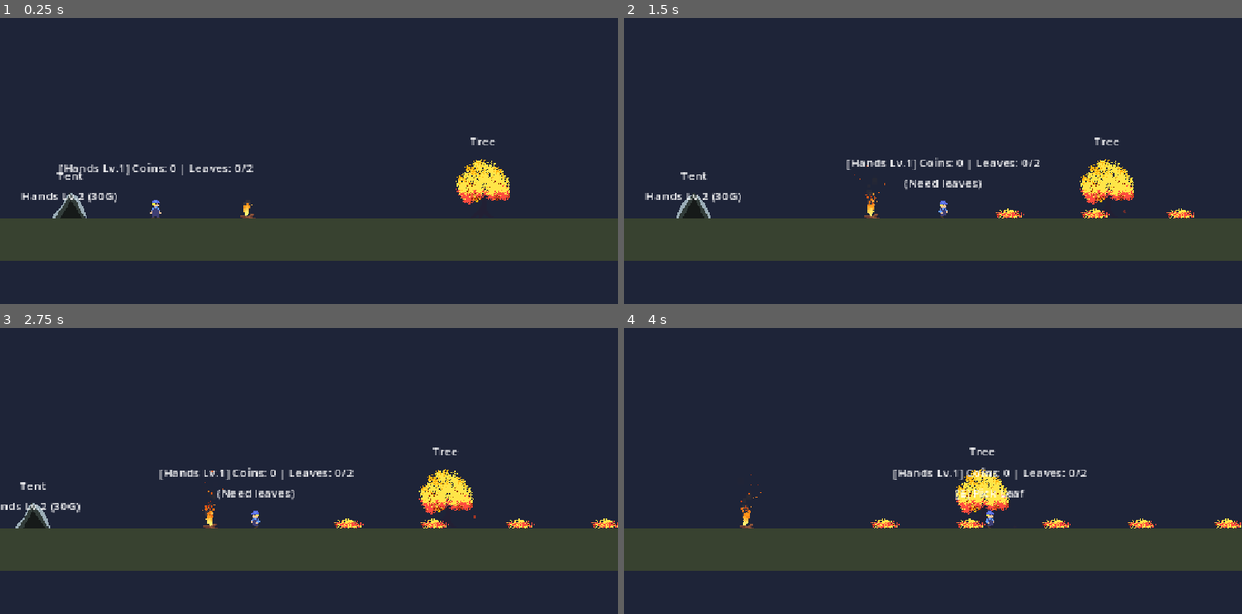
Above: before the commit, frames 1-4 (two rows, left to right).
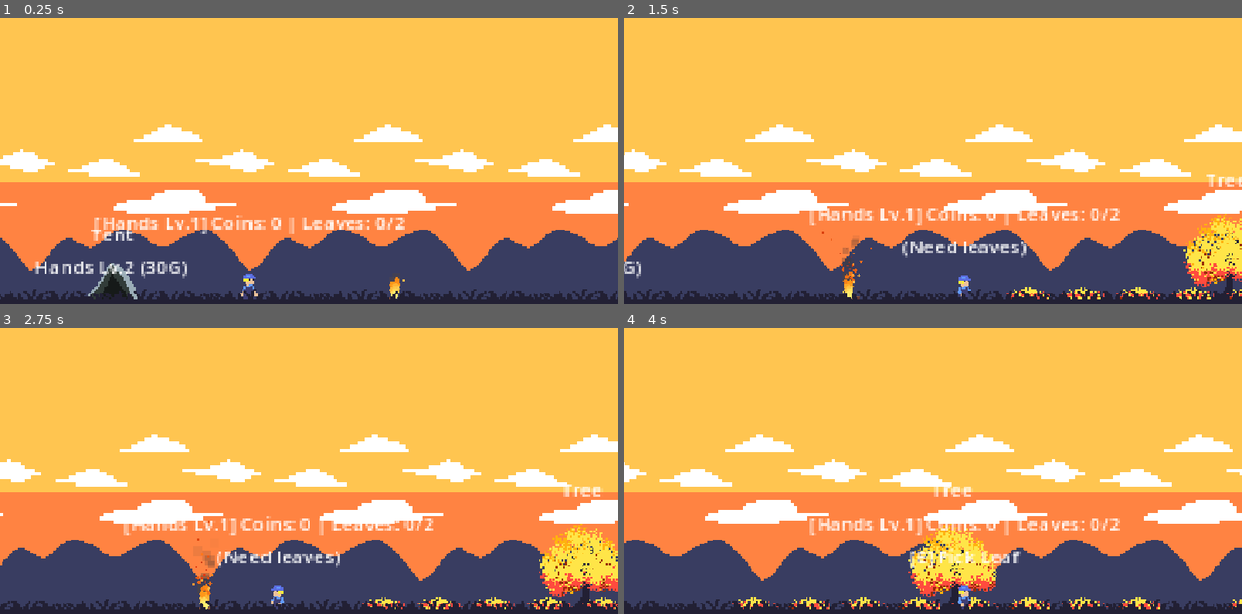
Above: after the commit, the same moments.

Repository: Nattsummer/autumn_compfire
Game: Godot game, scene res://scenes/main.tscn
The game is run twice, just before and just after one commit, with the same random seed, the same clock (stepped at 60 frames per second) and the same inputs.
Inputs:
- Up to frame 1 (0.25 s): no input
- Up to frame 2 (1.5 s): tap Enter (ui_accept) at 0.5, 0.77 s; hold E (interact) 0.53-1.28 s; hold D (move_right) from 0.53 s (still down); tap Q (switch_tool) at 1.35 s
- Up to frame 3 (2.75 s): tap Enter (ui_accept) at 1.52 s; release D (move_right) at 2.03 s; hold A (move_left) from 2.03 s (still down); tap Tab at 2.1 s
- Up to frame 4 (4 s): release A (move_left) at 2.78 s; hold D (move_right) from 2.78 s (still down); tap E (interact) at 2.85 s; tap Enter (ui_accept) at 3.02, 3.77 s; hold Q (switch_tool) from 3.53 s (still down)

The runs differ from the first frame. In frame 1, 97% of the frame differs, in the area x 0-100%, y 0-99%; in frame 2, 97%; in frame 3, 97%; in frame 4, 97%.

Commit message:
feat(environment): add foreground grass and 3-layer parallax background (sky, clouds, mountains)

Diff:
--- a/project.godot
+++ b/project.godot
@@ -49,6 +49,7 @@
 
 [physics]
 
+common/physics_jitter_fix=0.0
 3d/physics_engine="Jolt Physics"
 
 [rendering]
--- /dev/null
+++ b/scenes/environment/bg_sky.tscn
@@ -0,0 +1,50 @@
+[gd_scene format=3 uid="uid://b8tgsigw8kmrv"]
+
+[ext_resource type="Script" uid="uid://8gw2pde8mnth" path="res://scripts/environment/bg_sky.gd" id="1_script"]
+[ext_resource type="Texture2D" uid="uid://cvbpfnpy5o3jx" path="res://assets/environment/background/sky_twilight.png" id="2_sky_tex"]
+[ext_resource type="Texture2D" uid="uid://b0irho11t8l7n" path="res://assets/environment/background/clouds.png" id="3_clouds_tex"]
+[ext_resource type="Texture2D" uid="uid://cwrxfpv3t01kp" path="res://assets/environment/background/bg_mountain_far.png" id="4_mountain_tex"]
+
+[node name="BackgroundSky" type="Node2D" unique_id=913420547]
+script = ExtResource("1_script")
+
+[node name="SkyLayer" type="Parallax2D" parent="." unique_id=904648573]
+z_index = -18
+scale = Vector2(2.035, 2.035)
+scroll_scale = Vector2(0, 1)
+scroll_offset = Vector2(0, -478.82)
+repeat_size = Vector2(128, 0)
+repeat_times = 40
+
+[node name="Sprite2D" type="Sprite2D" parent="SkyLayer" unique_id=706592112]
+position = Vector2(0, 412)
+scale = Vector2(2, 2)
+texture = ExtResource("2_sky_tex")
+centered = false
+
+[node name="CloudLayer" type="Parallax2D" parent="." unique_id=2141800247]
+z_index = -16
+scroll_scale = Vector2(0.08, 1)
+repeat_size = Vector2(128, 0)
+autoscroll = Vector2(6, 0)
+repeat_times = 40
+
+[node name="Sprite2D" type="Sprite2D" parent="CloudLayer" unique_id=176349391]
+position = Vector2(0, 412)
+scale = Vector2(2, 2)
+texture = ExtResource("3_clouds_tex")
+centered = false
+
+[node name="MountainLayer" type="Parallax2D" parent="." unique_id=1272724822]
+z_index = -14
+scale = Vector2(0.5, 0.5)
+scroll_scale = Vector2(0.25, 1)
+scroll_offset = Vector2(0, 204)
+repeat_size = Vector2(255, 0)
+repeat_times = 40
+
+[node name="Sprite2D" type="Sprite2D" parent="MountainLayer" unique_id=408808521]
+position = Vector2(0, 412)
+scale = Vector2(2, 2)
+texture = ExtResource("4_mountain_tex")
+centered = false
--- /dev/null
+++ b/scenes/environment/fg_bush_grass.tscn
@@ -0,0 +1,31 @@
+[gd_scene format=3]
+
+[ext_resource type="Script" path="res://scripts/environment/fg_bush_grass.gd" id="1_script"]
+[ext_resource type="Texture2D" path="res://assets/environment/foreground/fg_bush_grass_sheet.png" id="2_tex"]
+
+[sub_resource type="AtlasTexture" id="Atlas_grass"]
+atlas = ExtResource("2_tex")
+region = Rect2(0, 56, 64, 8)
+
+[sub_resource type="AtlasTexture" id="Atlas_overhead"]
+atlas = ExtResource("2_tex")
+region = Rect2(0, 0, 64, 8)
+
+[node name="ForegroundBushGrass" type="Parallax2D"]
+z_index = 10
+scroll_scale = Vector2(1.35, 1.0)
+repeat_size = Vector2(64, 0)
+repeat_times = 60
+script = ExtResource("1_script")
+
+[node name="GrassSprite" type="Sprite2D" parent="."]
+texture_filter = 0
+position = Vector2(0, 532)
+texture = SubResource("Atlas_grass")
+centered = false
+
+[node name="OverheadSprite" type="Sprite2D" parent="."]
+texture_filter = 0
+position = Vector2(0, 353)
+texture = SubResource("Atlas_overhead")
+centered = false
--- a/scenes/environment/tree.tscn
+++ b/scenes/environment/tree.tscn
@@ -215,7 +215,7 @@
 script = ExtResource("1_tree_script")
 
 [node name="AnimatedSprite2D" type="AnimatedSprite2D" parent="." unique_id=36139005]
-position = Vector2(0, -28)
+position = Vector2(0, -24)
 sprite_frames = SubResource("SpriteFrames_tree")
 animation = &"variant_0"
 autoplay = "variant_0"
--- a/scenes/main.tscn
+++ b/scenes/main.tscn
@@ -4,8 +4,10 @@
 [ext_resource type="PackedScene" uid="uid://com1wkqf1x18c" path="res://scenes/player/player.tscn" id="1_player_scene"]
 [ext_resource type="PackedScene" path="res://scenes/environment/tent.tscn" id="2_tent_scene"]
 [ext_resource type="PackedScene" uid="uid://fnx75iplm1gv" path="res://scenes/environment/campfire.tscn" id="3_campfire_scene"]
-[ext_resource type="PackedScene" path="res://scenes/environment/tree.tscn" id="4_tree_scene"]
+[ext_resource type="PackedScene" uid="uid://ougkbupldnhn" path="res://scenes/environment/tree.tscn" id="4_tree_scene"]
 [ext_resource type="PackedScene" path="res://scenes/environment/leaf_grid.tscn" id="5_leaf_grid_scene"]
+[ext_resource type="PackedScene" path="res://scenes/environment/fg_bush_grass.tscn" id="6_fg_bush_grass_scene"]
+[ext_resource type="PackedScene" uid="uid://b8tgsigw8kmrv" path="res://scenes/environment/bg_sky.tscn" id="7_bg_sky_scene"]
 
 [sub_resource type="RectangleShape2D" id="RectangleShape2D_platform"]
 size = Vector2(3500, 40)
@@ -25,7 +27,10 @@
 offset_top = -200.0
 offset_right = 3800.0
 offset_bottom = 700.0
-color = Color(0.12, 0.14, 0.22, 1)
+color = Color(0.3038631, 0.34259856, 0.49556446, 1)
+
+[node name="BackgroundSky" parent="." unique_id=1311460577 instance=ExtResource("7_bg_sky_scene")]
+cloud_wind_speed = 0.5
 
 [node name="Environment" type="Node2D" parent="." unique_id=148177899]
 
@@ -37,9 +42,10 @@
 shape = SubResource("RectangleShape2D_platform")
 
 [node name="PlaceholderVisual" type="ColorRect" parent="Environment/Platform" unique_id=570170708]
+z_index = 10
 offset_right = 3500.0
-offset_bottom = 40.0
-color = Color(0.22, 0.26, 0.19, 1)
+offset_bottom = 184.0
+color = Color(0.13333334, 0.1254902, 0.20392157, 1)
 
 [node name="LeftWall" type="StaticBody2D" parent="Environment" unique_id=348773154]
 position = Vector2(0, 540)
@@ -57,6 +63,7 @@
 
 [node name="LeafGrid" parent="Environment" unique_id=775733339 groups=["leaf_grid"] instance=ExtResource("5_leaf_grid_scene")]
 position = Vector2(0, 540)
+cell_size = 32.0
 
 [node name="CampSite" type="Node2D" parent="Environment" unique_id=41091847]
 z_index = -2
@@ -97,16 +104,17 @@
 [node name="Tree9" parent="Environment/ForestTrees" unique_id=1930113799 instance=ExtResource("4_tree_scene")]
 position = Vector2(3350, 540)
 
+[node name="ForegroundBushGrass" parent="Environment" unique_id=521554728 instance=ExtResource("6_fg_bush_grass_scene")]
+z_as_relative = false
+
 [node name="Player" parent="." unique_id=1395849955 instance=ExtResource("1_player_scene")]
 position = Vector2(145, 540)
 
 [node name="Camera2D" type="Camera2D" parent="Player" unique_id=1763098209]
-position = Vector2(0, -25)
-zoom = Vector2(2, 2)
+offset = Vector2(0, -65)
+zoom = Vector2(3.2, 3.2)
 limit_left = 0
 limit_right = 3500
-position_smoothing_enabled = true
-position_smoothing_speed = 6.0
 drag_horizontal_enabled = true
 drag_left_margin = 0.1
 drag_right_margin = 0.1
--- /dev/null
+++ b/scripts/environment/bg_sky.gd
@@ -0,0 +1,39 @@
+class_name BackgroundSky
+extends Node2D
+
+## ความเร็วลมพัดเมฆลอยตามสายลมออทัมน์ (Pixel / วินาที)
+@export var cloud_wind_speed: float = 6.0
+
+## ตัวคูณ Parallax เมื่อผู้เล่นเดิน (ตามสเปก ASSET_REQUIREMENTS: 0.2x - 0.4x)
+@export var mountain_parallax: float = 0.25
+@export var cloud_parallax: float = 0.08
+@export var sky_parallax: float = 0.0
+
+@onready var _sky_layer: Parallax2D = $SkyLayer
+@onready var _cloud_layer: Parallax2D = $CloudLayer
+@onready var _mountain_layer: Parallax2D = $MountainLayer
+
+@onready var _sky_sprite: Sprite2D = $SkyLayer/Sprite2D
+@onready var _cloud_sprite: Sprite2D = $CloudLayer/Sprite2D
+@onready var _mountain_sprite: Sprite2D = $MountainLayer/Sprite2D
+
+
+func _ready() -> void:
+	if _sky_layer != null:
+		_sky_layer.scroll_scale = Vector2(sky_parallax, 1.0)
+	if _cloud_layer != null:
+		_cloud_layer.scroll_scale = Vector2(cloud_parallax, 1.0)
+		_cloud_layer.autoscroll = Vector2(cloud_wind_speed, 0.0)
+	if _mountain_layer != null:
+		_mountain_layer.scroll_scale = Vector2(mountain_parallax, 1.0)
+
+
+## เปลี่ยนโทนสีท้องฟ้า เมฆ และทิวเขาให้กลายเป็นสีเพลิงเมื่อเข้าสู่ Climax Wildfire
+func on_wildfire_started() -> void:
+	var tween: Tween = create_tween().set_parallel(true)
+	if _sky_sprite != null:
+		tween.tween_property(_sky_sprite, "modulate", Color(1.6, 0.45, 0.15, 1.0), 3.0)
+	if _cloud_sprite != null:
+		tween.tween_property(_cloud_sprite, "modulate", Color(1.3, 0.35, 0.1, 0.85), 3.0)
+	if _mountain_sprite != null:
+		tween.tween_property(_mountain_sprite, "modulate", Color(1.4, 0.4, 0.15, 1.0), 3.0)
--- /dev/null
+++ b/scripts/environment/fg_bush_grass.gd
@@ -0,0 +1,33 @@
+class_name ForegroundBushGrass
+extends Parallax2D
+
+## ความเร็วและการโยกพริ้วไหวของยอดหญ้าหน้ากล้องตามลม
+@export var wind_sway_enabled: bool = true
+@export var sway_speed: float = 2.5
+@export var sway_degrees: float = 2.0
+
+## สลับเปิด/ปิดกิ่งไม้ห้อยด้านบนขอบจอ (Overhead Foliage)
+@export var show_overhead: bool = true
+
+@onready var _grass_sprite: Sprite2D = $GrassSprite
+@onready var _overhead_sprite: Sprite2D = $OverheadSprite
+
+var _time: float = 0.0
+
+
+func _ready() -> void:
+	if _overhead_sprite != null:
+		_overhead_sprite.visible = show_overhead
+
+
+func _process(delta: float) -> void:
+	if not wind_sway_enabled:
+		return
+
+	_time += delta * sway_speed
+	var sway_rad: float = deg_to_rad(sin(_time) * sway_degrees)
+
+	if _grass_sprite != null:
+		_grass_sprite.skew = sway_rad
+	if _overhead_sprite != null and show_overhead:
+		_overhead_sprite.skew = -sway_rad * 0.6
--- a/scripts/environment/leaf_grid.gd
+++ b/scripts/environment/leaf_grid.gd
@@ -2,7 +2,7 @@
 extends Node2D
 
 ## ความกว้างของแต่ละช่อง Grid (Pixel)
-@export var cell_size: float = 80.0
+@export var cell_size: float = 40
 
 ## จำนวนช่อง Grid ทั้งหมด (ครอบคลุมความยาว Platform 3500px)
 @export var total_cells: int = 45
--- a/scripts/main.gd
+++ b/scripts/main.gd
@@ -4,6 +4,7 @@
 @onready var _campfire: Campfire = $Environment/CampSite/Campfire
 @onready var _forest_trees: Node2D = $Environment/ForestTrees
 @onready var _sky_bg: ColorRect = $SkyBackground
+@onready var _bg_sky: BackgroundSky = $BackgroundSky
 @onready var _end_game_layer: CanvasLayer = $EndGameUI
 
 
@@ -18,6 +19,8 @@
 	if _sky_bg != null:
 		var tween: Tween = create_tween()
 		tween.tween_property(_sky_bg, "color", Color(0.78, 0.22, 0.08, 1.0), 3.0)
+	if _bg_sky != null:
+		_bg_sky.on_wildfire_started()
 
 	# 2. ไฟลามไปติดต้นไม้ทุกต้นตามลำดับจากซ้ายไปขวา
 	if _forest_trees != null:
Binary file added: assets/environment/background/bg_mountain_far.png
Not shown, added: assets/environment/background/bg_mountain_far.png.import
Binary file added: assets/environment/background/clouds.png
Not shown, added: assets/environment/background/clouds.png.import
Binary file added: assets/environment/background/sky_twilight-export.png
Not shown, added: assets/environment/background/sky_twilight-export.png.import
Binary file added: assets/environment/background/sky_twilight.png
Not shown, added: assets/environment/background/sky_twilight.png.import
Binary file added: assets/environment/foreground/fg_bush_grass_sheet.png
Not shown, added: assets/environment/foreground/fg_bush_grass_sheet.png.import
Not shown, added: scripts/environment/bg_sky.gd.uid
Not shown, added: scripts/environment/fg_bush_grass.gd.uid
(and 1 more such lines)
